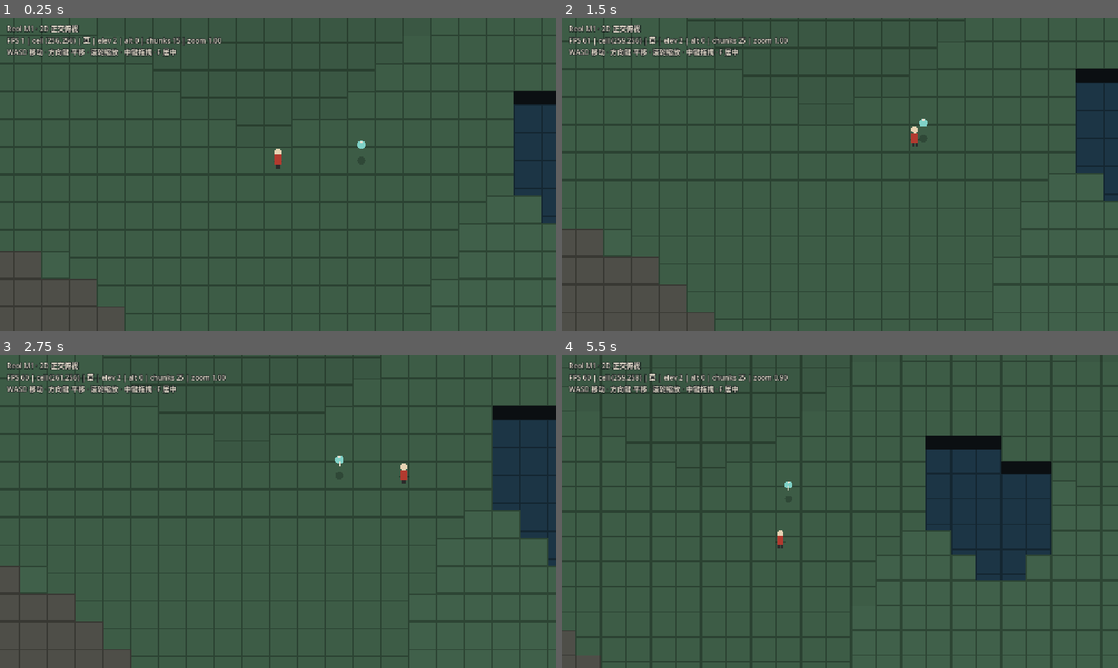
Above: before the commit, frames 1-4 (two rows, left to right).
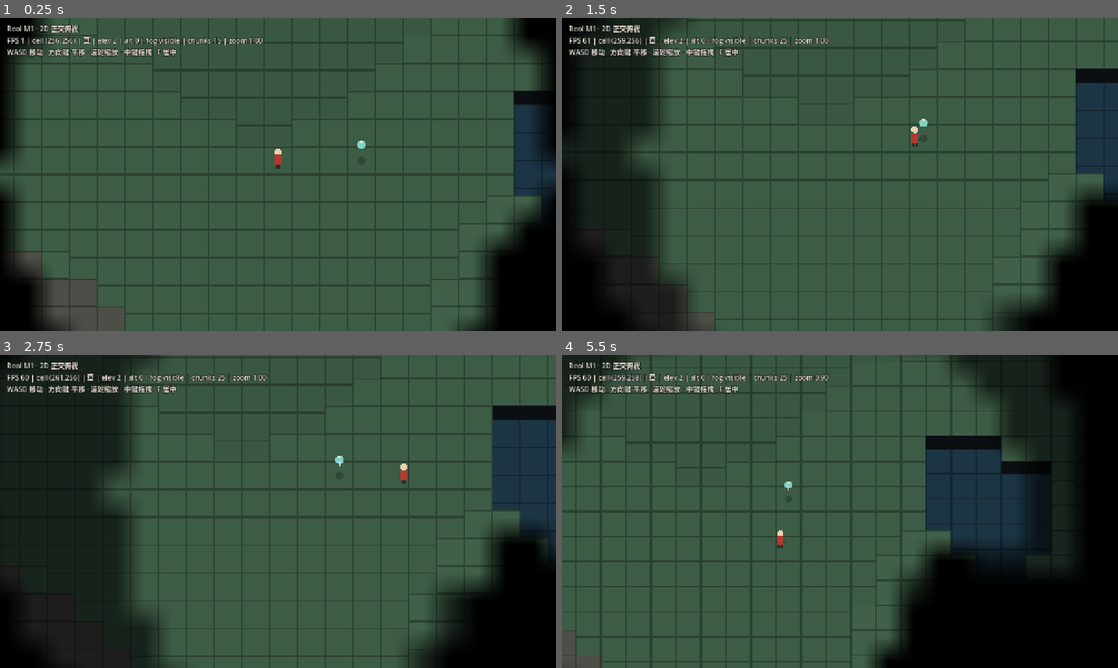
Above: after the commit, the same moments.

Repository: fewnfds/reol
Game: Godot game, scene res://scenes/main.tscn
Same seed, same stepped clock (60 frames per second), same inputs: the game is played once before the commit and once after it.
Inputs (mouse positions are in pixels of both pictures, inside the frame that each line leads up to):
- Up to frame 1 (0.25 s): no input
- Up to frame 2 (1.5 s): tap Enter at 0.5 s; move the mouse to (962, 158) at 0.52 s; hold D (move_right) 0.53-1.25 s; tap Down (camera_down) at 0.6 s; click (962, 158) at 0.67 s; drag from (728, 190) to (812, 237) at 1.27 s
- Up to frame 3 (2.75 s): tap Space at 2 s; move the mouse to (333, 442) at 2.02 s; hold D (move_right) from 2.03 s (still down); tap Right (camera_right) at 2.1 s
- Up to frame 4 (5.5 s): release D (move_right) at 2.75 s; drag from (812, 574) to (673, 464) at 2.77 s; tap Enter at 3.5 s; move the mouse to (1006, 558) at 3.52 s; hold A (move_left) 3.53-4.25 s; tap F (center_camera) at 3.6 s; drag from (673, 464) to (756, 433) at 4.27 s; tap Space at 5 s; move the mouse to (867, 511) at 5.02 s; hold S (move_down) from 5.03 s (still down); tap Mouse wheel down (zoom_out) at 5.1 s; click (867, 511) at 5.17 s

The runs differ from the first frame. In frame 1, 12% of the frame differs, in the area x 0-100%, y 0-100%; in frame 2, 24%; in frame 3, 32%; in frame 4, 29%.

Commit message:
feat: add per-cell fog of war with exploration state

Diff:
--- a/scenes/main.tscn
+++ b/scenes/main.tscn
@@ -1,16 +1,20 @@
-[gd_scene load_steps=6 format=3]
+[gd_scene load_steps=7 format=3]
 
 [ext_resource type="Script" path="res://scripts/main.gd" id="1_main"]
 [ext_resource type="Script" path="res://scripts/world/world.gd" id="2_world"]
 [ext_resource type="Script" path="res://scripts/entities/player.gd" id="3_player"]
 [ext_resource type="Script" path="res://scripts/world/camera_controller.gd" id="4_camera"]
 [ext_resource type="Script" path="res://scripts/ui/hud.gd" id="5_hud"]
+[ext_resource type="Script" path="res://scripts/world/fog_of_war.gd" id="6_fog"]
 
 [node name="Main" type="Node2D"]
 script = ExtResource("1_main")
 
 [node name="World" type="Node2D" parent="."]
 script = ExtResource("2_world")
+
+[node name="Fog" type="Node2D" parent="."]
+script = ExtResource("6_fog")
 
 [node name="Player" type="CharacterBody2D" parent="."]
 script = ExtResource("3_player")
--- a/scripts/main.gd
+++ b/scripts/main.gd
@@ -2,24 +2,31 @@
 ## M1 bootstrap: orthographic top-down world + player + fixed camera + debug HUD.
 
 @onready var world: ReolWorld = $World
+@onready var fog: FogOfWar = $Fog
 @onready var player: PlayerCharacter = $Player
 @onready var camera: CameraController = $Camera
 @onready var hud: GameHUD = $HUD
+
+var _flying: FlyingMarker
 
 
 func _ready() -> void:
 	RenderingServer.set_default_clear_color(Color("#0b0f12"))
 	var spawn_cell: Vector2i = world.find_spawn_cell()
 	player.spawn_at(spawn_cell)
+	fog.setup(world, spawn_cell)
 	camera.setup(world.world_rect(), player.global_position)
 	camera.set_focus_target(player)
-	hud.set_world(world, player, camera)
+	hud.set_world(world, player, camera, fog)
 	world.set_focus(spawn_cell)
 
-	var flying := FlyingMarker.new()
-	flying.setup(world, spawn_cell + Vector2i(3, 0), 1)
-	add_child(flying)
+	_flying = FlyingMarker.new()
+	_flying.setup(world, spawn_cell + Vector2i(3, 0), 1)
+	add_child(_flying)
 
 
 func _process(_delta: float) -> void:
 	world.set_focus(player.cell)
+	fog.set_focus(player.cell)
+	if _flying != null:
+		_flying.visible = fog.is_cell_visible(_flying.cell)
--- a/scripts/ui/hud.gd
+++ b/scripts/ui/hud.gd
@@ -5,6 +5,7 @@
 var _world: ReolWorld
 var _player: PlayerCharacter
 var _camera: CameraController
+var _fog: FogOfWar
 var _label: Label
 
 
@@ -19,10 +20,16 @@
 	add_child(_label)
 
 
-func set_world(world: ReolWorld, player: PlayerCharacter, camera: CameraController) -> void:
+func set_world(
+	world: ReolWorld,
+	player: PlayerCharacter,
+	camera: CameraController,
+	fog: FogOfWar
+) -> void:
 	_world = world
 	_player = player
 	_camera = camera
+	_fog = fog
 
 
 func _process(_delta: float) -> void:
@@ -30,8 +37,12 @@
 		return
 	var elevation: int = _world.get_elevation(_player.cell)
 	var terrain: String = _world.terrain_name(_player.cell)
+	var fog_text: String = "?"
+	if _fog != null:
+		var fog_states: Array[String] = ["hidden", "explored", "visible"]
+		fog_text = fog_states[_fog.get_state(_player.cell)]
 	_label.text = (
-		"Reol M1 · 2D 正交俯视\nFPS %d | cell (%d,%d) | %s | elev %d | alt %d | chunks %d | zoom %.2f\nWASD 移动 · 方向键 平移 · 滚轮缩放 · 中键拖拽 · F 居中"
+		"Reol M1 · 2D 正交俯视\nFPS %d | cell (%d,%d) | %s | elev %d | alt %d | fog %s | chunks %d | zoom %.2f\nWASD 移动 · 方向键 平移 · 滚轮缩放 · 中键拖拽 · F 居中"
 		% [
 			int(Engine.get_frames_per_second()),
 			_player.cell.x,
@@ -39,6 +50,7 @@
 			terrain,
 			elevation,
 			_player.altitude,
+			fog_text,
 			_world.loaded_chunk_count(),
 			_camera.zoom.x,
 		]
--- /dev/null
+++ b/scripts/world/fog_of_war.gd
@@ -0,0 +1,169 @@
+class_name FogOfWar
+extends Node2D
+## Per-cell fog of war: HIDDEN / EXPLORED / VISIBLE.
+##
+## One 512x512 texture is stretched over the region; each pixel is one cell.
+## Visibility is recomputed around the focus at 10 Hz, with height/rock
+## occlusion. Explored cells stay dim; hidden cells are black.
+
+const STATE_HIDDEN: int = 0
+const STATE_EXPLORED: int = 1
+const STATE_VISIBLE: int = 2
+
+const VISION_RADIUS: int = 10
+const UPDATE_INTERVAL: float = 0.1
+
+const COLOR_HIDDEN := Color(0.0, 0.0, 0.0, 1.0)
+const COLOR_EXPLORED := Color(0.0, 0.0, 0.0, 0.62)
+const COLOR_VISIBLE := Color(0.0, 0.0, 0.0, 0.0)
+
+var world: ReolWorld
+var _focus_cell: Vector2i = Vector2i.ZERO
+var _states := PackedByteArray()
+var _visible_cells: Array[Vector2i] = []
+var _image: Image
+var _texture: ImageTexture
+var _sprite: Sprite2D
+var _accumulator: float = 0.0
+var _active: bool = false
+
+
+func setup(world_ref: ReolWorld, start_cell: Vector2i) -> void:
+	world = world_ref
+	_focus_cell = start_cell
+	_states.resize(ReolWorld.WORLD_SIZE * ReolWorld.WORLD_SIZE)
+	_states.fill(STATE_HIDDEN)
+
+	_image = Image.create(
+		ReolWorld.WORLD_SIZE,
+		ReolWorld.WORLD_SIZE,
+		false,
+		Image.FORMAT_RGBA8
+	)
+	_image.fill(COLOR_HIDDEN)
+	_texture = ImageTexture.create_from_image(_image)
+
+	_sprite = Sprite2D.new()
+	_sprite.texture = _texture
+	_sprite.centered = false
+	_sprite.texture_filter = CanvasItem.TEXTURE_FILTER_LINEAR
+	_sprite.scale = Vector2(float(TileGrid.TILE_SIZE), float(TileGrid.TILE_SIZE))
+	_sprite.position = Vector2.ZERO
+	add_child(_sprite)
+
+	z_index = 8
+	_active = true
+	update_now()
+
+
+func set_focus(cell: Vector2i) -> void:
+	_focus_cell = cell
+
+
+func _process(delta: float) -> void:
+	if not _active:
+		return
+	_accumulator += delta
+	if _accumulator < UPDATE_INTERVAL:
+		return
+	_accumulator = 0.0
+	update_now()
+
+
+func update_now() -> void:
+	if world == null or _image == null:
+		return
+
+	_clear_visible()
+	var origin_elevation: int = world.get_elevation(_focus_cell)
+	for dy in range(-VISION_RADIUS, VISION_RADIUS + 1):
+		for dx in range(-VISION_RADIUS, VISION_RADIUS + 1):
+			if dx * dx + dy * dy > VISION_RADIUS * VISION_RADIUS:
+				continue
+			var cell := _focus_cell + Vector2i(dx, dy)
+			if not _in_bounds(cell):
+				continue
+			if not _has_line_of_sight(_focus_cell, cell, origin_elevation):
+				continue
+			var index: int = _index(cell)
+			_states[index] = STATE_VISIBLE
+			_image.set_pixel(cell.x, cell.y, COLOR_VISIBLE)
+			_visible_cells.append(cell)
+
+	_texture.update(_image)
+
+
+func is_cell_visible(cell: Vector2i) -> bool:
+	if not _in_bounds(cell) or _states.is_empty():
+		return false
+	return _states[_index(cell)] == STATE_VISIBLE
+
+
+func is_explored(cell: Vector2i) -> bool:
+	if not _in_bounds(cell) or _states.is_empty():
+		return false
+	return _states[_index(cell)] != STATE_HIDDEN
+
+
+func get_state(cell: Vector2i) -> int:
+	if not _in_bounds(cell) or _states.is_empty():
+		return STATE_HIDDEN
+	return _states[_index(cell)]
+
+
+func _clear_visible() -> void:
+	for cell in _visible_cells:
+		if not _in_bounds(cell):
+			continue
+		var index: int = _index(cell)
+		_states[index] = STATE_EXPLORED
+		_image.set_pixel(cell.x, cell.y, COLOR_EXPLORED)
+	_visible_cells.clear()
+
+
+func _has_line_of_sight(
+	from_cell: Vector2i, to_cell: Vector2i, from_elevation: int
+) -> bool:
+	var x0: int = from_cell.x
+	var y0: int = from_cell.y
+	var x1: int = to_cell.x
+	var y1: int = to_cell.y
+	var dx: int = absi(x1 - x0)
+	var sx: int = 1 if x0 < x1 else -1
+	var dy: int = -absi(y1 - y0)
+	var sy: int = 1 if y0 < y1 else -1
+	var err: int = dx + dy
+
+	while true:
+		if x0 == x1 and y0 == y1:
+			return true
+		var e2: int = 2 * err
+		if e2 >= dy:
+			err += dy
+			x0 += sx
+		if e2 <= dx:
+			err += dx
+			y0 += sy
+		if x0 == x1 and y0 == y1:
+			return true
+
+		var cell := Vector2i(x0, y0)
+		if world.get_terrain(cell) == ReolWorld.TERRAIN_ROCK:
+			return false
+		if world.get_elevation(cell) > from_elevation:
+			return false
+
+	return false
+
+
+func _index(cell: Vector2i) -> int:
+	return cell.y * ReolWorld.WORLD_SIZE + cell.x
+
+
+func _in_bounds(cell: Vector2i) -> bool:
+	return (
+		cell.x >= 0
+		and cell.y >= 0
+		and cell.x < ReolWorld.WORLD_SIZE
+		and cell.y < ReolWorld.WORLD_SIZE
+	)
--- a/tests/run_tests.gd
+++ b/tests/run_tests.gd
@@ -167,6 +167,36 @@
 	world.free()
 
 
+func test_fog_visibility_states() -> void:
+	var world := ReolWorld.new()
+	world.initialize()
+	var fog := FogOfWar.new()
+	fog.setup(world, Vector2i(256, 256))
+
+	var center := Vector2i(256, 256)
+	assert_true(fog.is_cell_visible(center), "spawn cell is visible")
+	assert_true(fog.is_explored(center), "spawn cell is explored")
+
+	var far := Vector2i(306, 256)
+	assert_eq(
+		fog.get_state(far),
+		FogOfWar.STATE_HIDDEN,
+		"far cell starts hidden"
+	)
+
+	fog.set_focus(far)
+	fog.update_now()
+	assert_eq(
+		fog.get_state(center),
+		FogOfWar.STATE_EXPLORED,
+		"old visible cell becomes explored"
+	)
+	assert_true(fog.is_cell_visible(far), "new focus cell is visible")
+
+	fog.free()
+	world.free()
+
+
 func test_scripts_parse() -> void:
 	var files: Array[String] = []
 	_collect_gd_files("res://scripts", files)
Not shown, added: scripts/world/fog_of_war.gd.uid
Not shown, changed: AGENTS.md
Not shown, changed: docs/BASELINE.md
